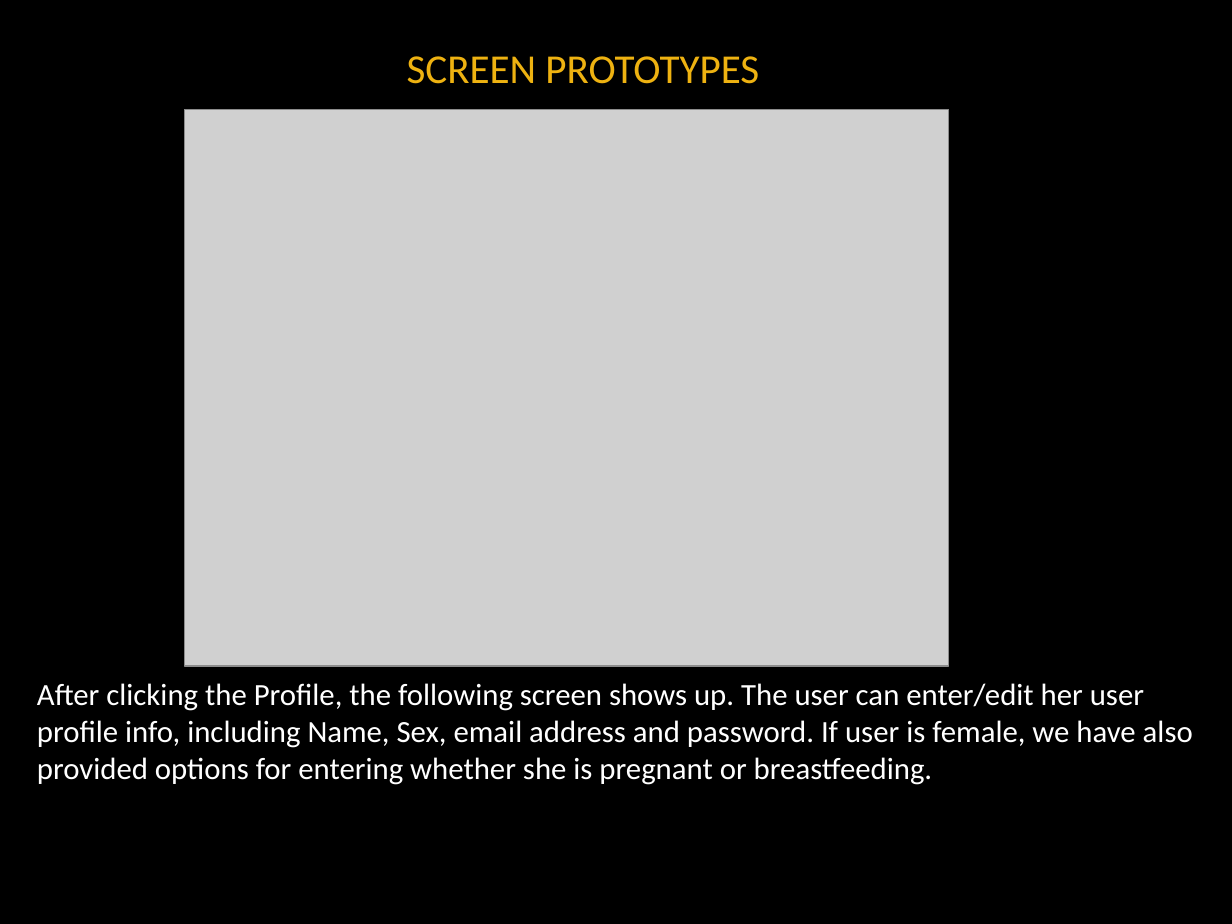
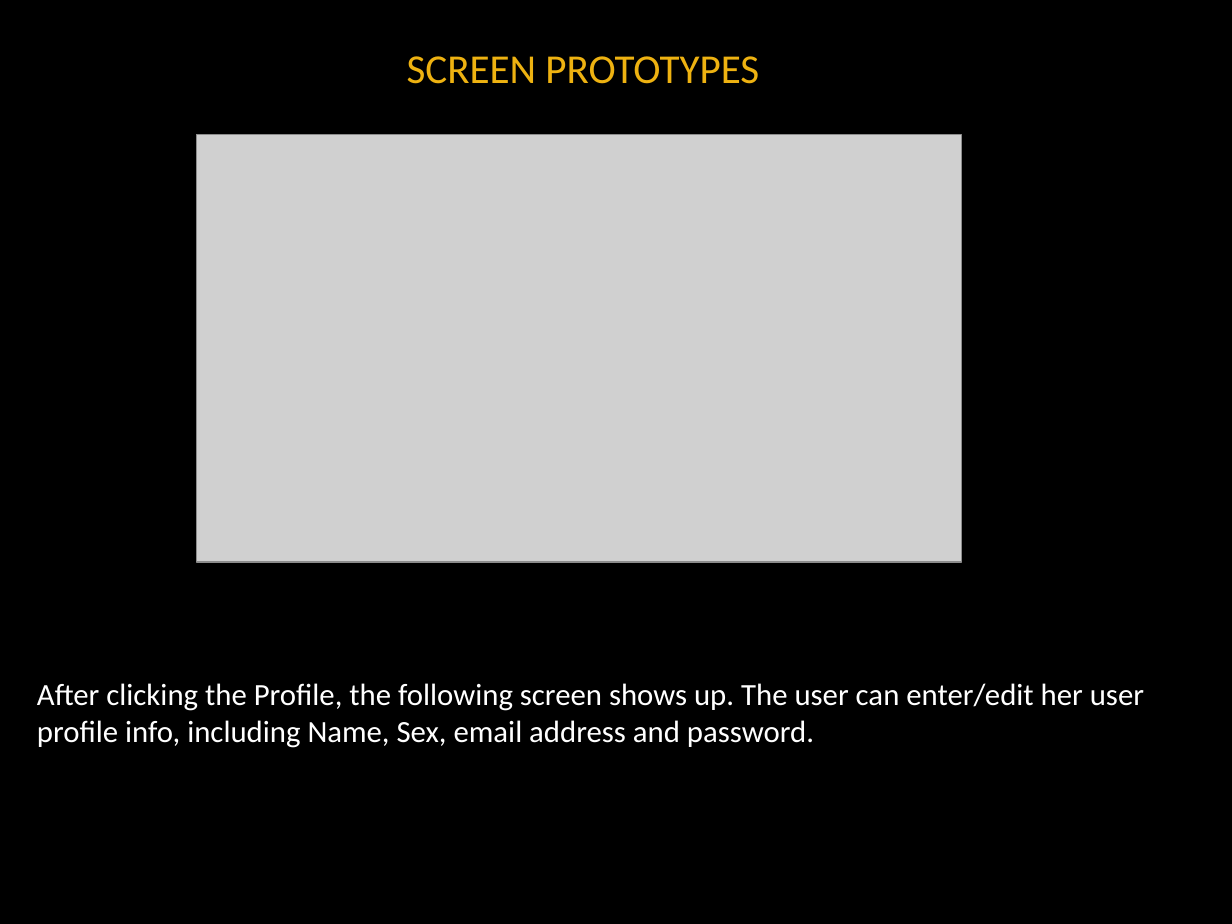
Before and after one commit to noanadler/RockStars, a slide deck: slide 13 of Deliverable3/Presentation/Rock_Stars_Presentation.pptx (slide 10 before the commit). Drawn at 1232x924 pixels with LibreOffice and Linux fonts; fonts in the diff are those of the drawing; grey boxes stand for pictures; background and template pictures are left out. Boxes give left, top, right and bottom in pixels: in the first picture for what was removed or moved away, otherwise in the second. Text is boxed around its words. In the diff, an @@ line names an element or a change of style, - is before the commit and + after.

```diff
--- a/Deliverable3/Presentation/Rock_Stars_Presentation.pptx
+++ b/Deliverable3/Presentation/Rock_Stars_Presentation.pptx
@@ picture: place and size @@
-picture at <box>185,110,949,667</box>
+picture at <box>197,134,962,562</box>
@@ text at <box>37,683,1144,748</box>: text changed @@
-After clicking the Profile, the following screen shows up. The user can enter/edit her user profile info, including Name, Sex, email address and password. If user is female, we have also provided options for entering whether she is pregnant or breastfeeding.
+After clicking the Profile, the following screen shows up. The user can enter/edit her user profile info, including Name, Sex, email address and password.
```
Also in this commit, not shown: 7 other slides changed, 8 slides added, 4 slides removed.
